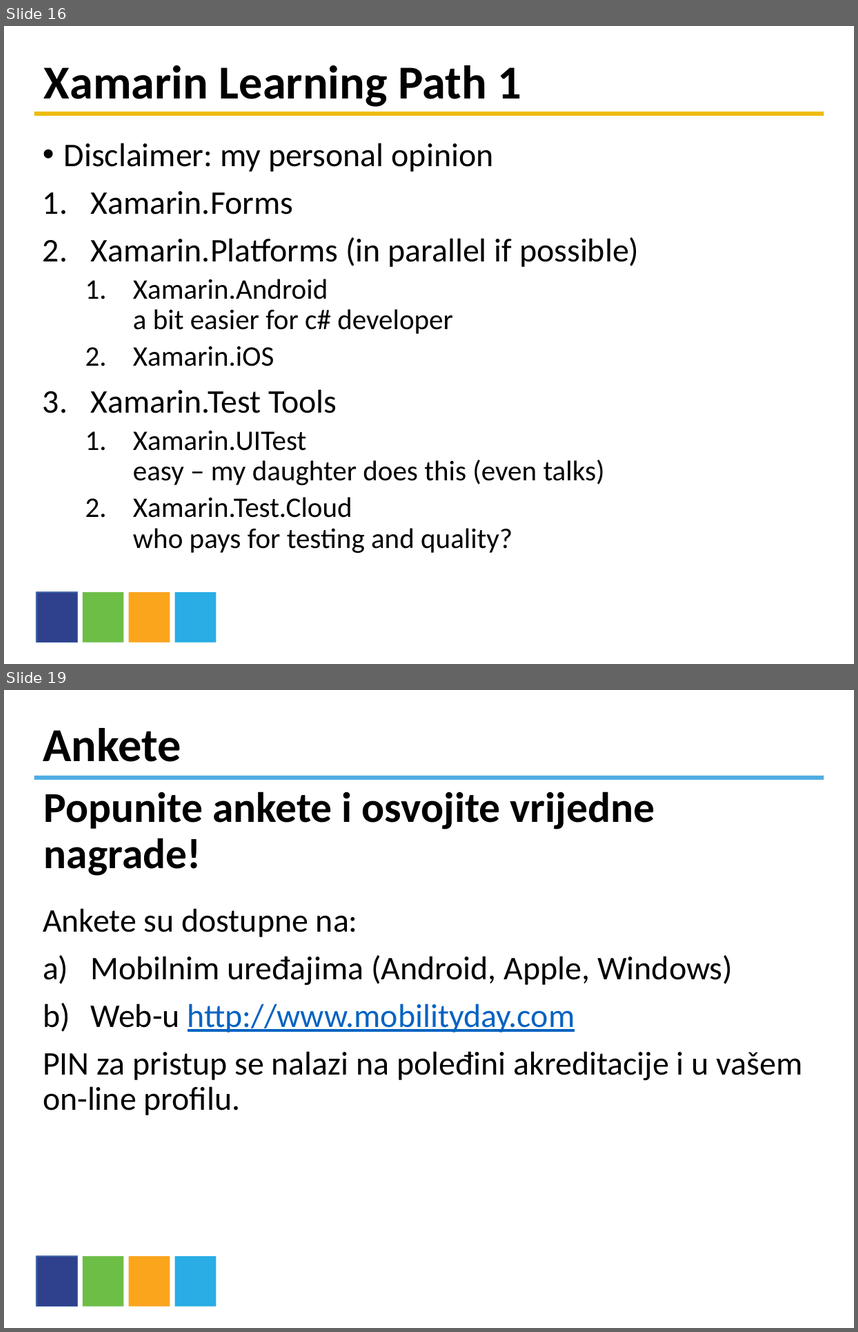
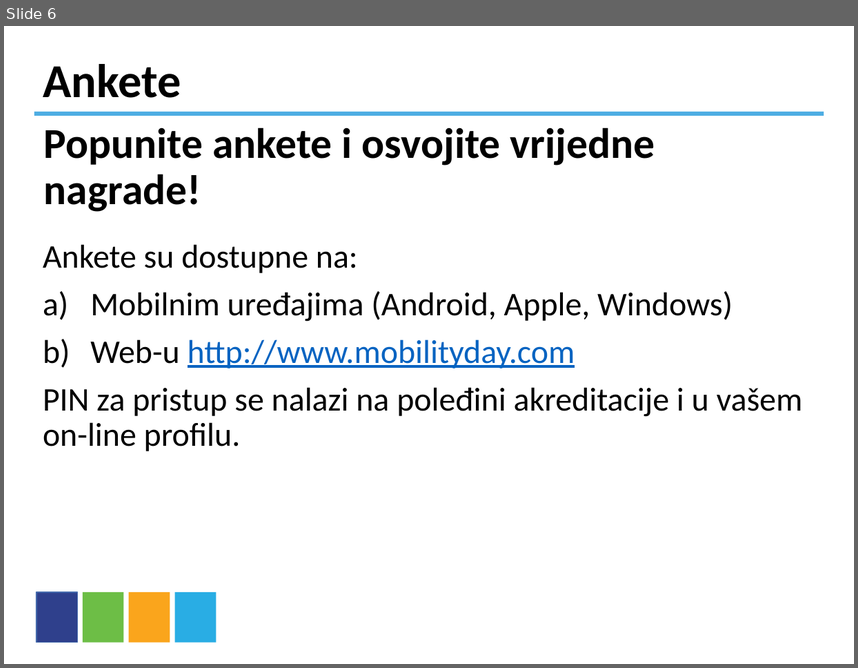
Before and after one commit to moljac/-HolisticWare.Talks.MobilityDay.2016, a slide deck: talk/MD2016-Template_prezentacija-FINAL.PPTX. Shown one above the other, each under a label of ours: slides 16 and 19 before the commit, slide 6 after it; the slides between them are not shown. The pictures are 858x1332 and 858x668 pixels, drawn with LibreOffice and Linux fonts; fonts in the diff are those of the drawing; background and template pictures are left out. Boxes give left, top, right and bottom in pixels: in the first picture for what was removed or moved away, otherwise in the second. Text is boxed around its words. In the diff, an @@ line names an element or a change of style, - is before the commit and + after.

```diff
--- a/talk/MD2016-Template_prezentacija-FINAL.PPTX
+++ b/talk/MD2016-Template_prezentacija-FINAL.PPTX
@@ slide 16 removed at <box>4,26,854,664</box>, background #FFFFFF; not listed: 4 template elements that a slide beside it also shows @@
@@ title removed at <box>44,65,522,107</box> @@
-Xamarin Learning Path 1
@@ rectangle removed at <box>34,111,824,115</box> @@
@@ text removed at <box>64,143,639,552</box> @@
-• Disclaimer: my personal opinion
-1. Xamarin.Forms
-2. Xamarin.Platforms (in parallel if possible)
-  1. Xamarin.Android
-     a bit easier for c# developer
-  2. Xamarin.iOS
-3. Xamarin.Test Tools
-  1. Xamarin.UITest
-     easy – my daughter does this (even talks)
-  2. Xamarin.Test.Cloud
-     who pays for testing and quality?
@@ what was slide 19 is now slide 6 @@
```
Also in this commit, not shown: 1 slide changed, 3 slides added, 15 other slides removed.
